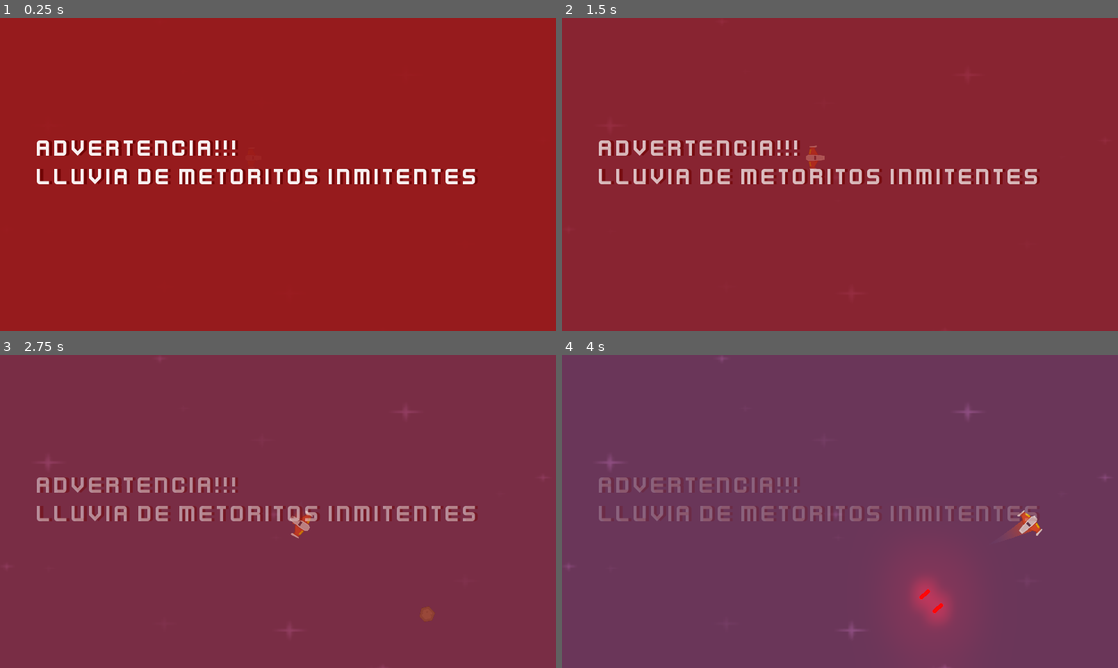
Above: before the commit, frames 1-4 (two rows, left to right).
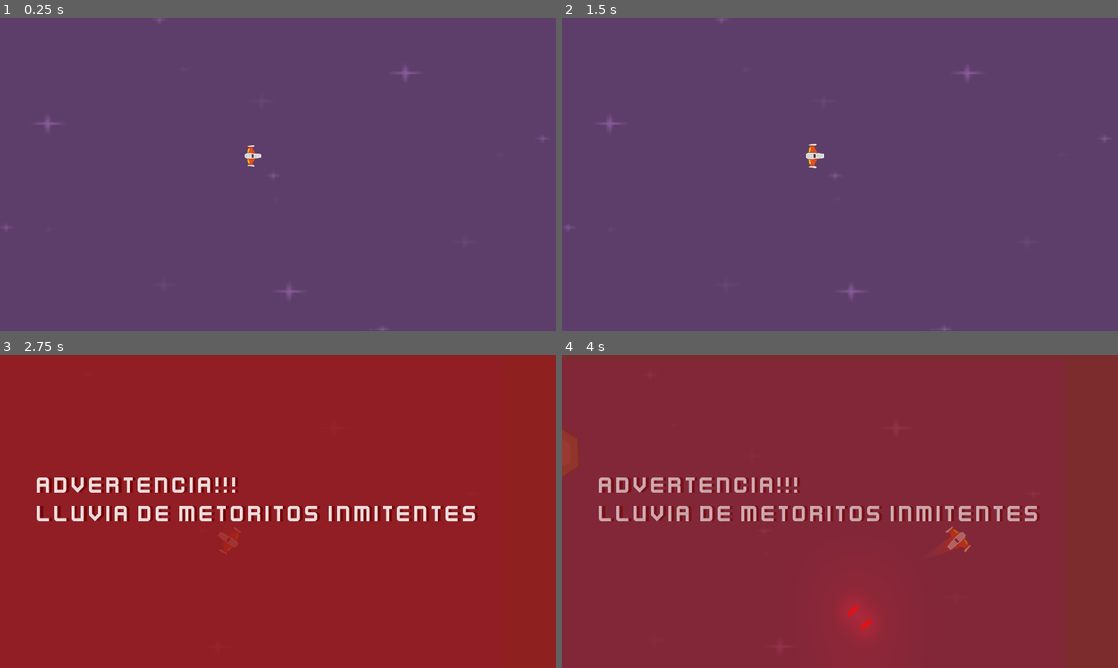
Above: after the commit, the same moments.

Repository: Elunneh/Juego-Meteo
Game: Godot game, scene res://Juego/Niveles/NivelTest.tscn
Two runs of this game, one before a commit and one after it. Both use one fixed random seed, a clock stepped at 60 frames per second and the inputs below.
Inputs (mouse positions are in pixels of both pictures, inside the frame that each line leads up to):
- Up to frame 1 (0.25 s): no input
- Up to frame 2 (1.5 s): move the mouse to (812, 237) at 0.52 s; press the mouse at (812, 237) at 0.53 s; hold W (mover_adelante) from 0.53 s (still down); move the mouse to (1006, 221) at 1.27 s; release the mouse at (1006, 221) at 1.28 s; right-click (1006, 221) at 1.35 s
- Up to frame 3 (2.75 s): move the mouse to (111, 464) at 2.02 s; release W (mover_adelante) at 2.03 s; hold S (mover_atras) from 2.03 s (still down); hold A (rotar_antihorario) from 2.03 s (still down)
- Up to frame 4 (4 s): keep holding S (mover_atras); move the mouse to (867, 511) at 2.77 s; release A (rotar_antihorario) at 2.78 s; tap D (rotar_horario) at 2.85 s; move the mouse to (756, 433) at 3.52 s; press the mouse at (756, 433) at 3.53 s

The runs differ from the first frame. In frame 1, 100% of the frame differs, in the area x 0-100%, y 0-100%; in frame 2, 100%; in frame 3, 100%; in frame 4, 100%.

Commit message:
actualizado

Diff:
--- a/Juego/Autoload/Eventos.gd
+++ b/Juego/Autoload/Eventos.gd
@@ -2,5 +2,6 @@
 
 signal disparo(proyectil)
 signal nave_destruida(posicion, explosiones)
+signal nave_en_sector_peligro(centro_camara, tipo_peligro, num_peligros)
 signal spawn_meteorito(posicion, direccion, tamanio)
 signal meteorito_destruido(posicion)
--- a/Juego/Metetoritos/SectorMeteoritos.gd
+++ b/Juego/Metetoritos/SectorMeteoritos.gd
@@ -3,12 +3,13 @@
 
 #Atributos Export
 export var cantidad_meteoritos: int = 10
-
+export var intervalo_spawn: float = 1.2
 #Atributos
 var spawners:Array
 
 ##Metodos
 func _ready()-> void:
+	$SpawnTimer.wait_time = intervalo_spawn
 	almacenar_spawners()
 	conectar_seniales_detectores()
 
--- a/Juego/Niveles/Nivel.gd
+++ b/Juego/Niveles/Nivel.gd
@@ -5,10 +5,13 @@
 export var explosion:PackedScene = null
 export var meteorito:PackedScene = null
 export var explosion_meteorito: PackedScene = null
+export var sector_meteoritos: PackedScene = null
+
 
 #Atributos Onready
 onready var contenedor_proyectiles:Node
 onready var contenedor_meteoritos:Node
+onready var contenedor_sector_meteoritos: Node
 
 #Metodos
 
@@ -20,6 +23,7 @@
 func conectar_seniales()-> void:
 	Eventos.connect("disparo", self, "_on_disparo")
 	Eventos.connect("nave_destruida", self, "_on_nave_destruida")
+	Eventos.connect("nave_en_sector_peligro", self, "_on_nave_en_sector_peligro")
 	Eventos.connect("spawn_meteorito", self, "_on_spawn_meteoritos")
 	Eventos.connect("meteorito_destruido", self, "_on_meteorito_destruido")
 
@@ -32,10 +36,34 @@
 	contenedor_meteoritos.name = "ContenedorMeteoritos"
 	add_child(contenedor_meteoritos)
 
+	contenedor_sector_meteoritos = Node.new()
+	contenedor_sector_meteoritos.name = "ContenedorSectorMeteoritos"
+	add_child(contenedor_sector_meteoritos)
+
+
+
 ##Conexion de externas
+
+
+func _on_nave_en_sector_peligro(centro_cam: Vector2, tipo_peligro: String, num_peligros: int)-> void:
+	if tipo_peligro == "Meteorito":
+		crear_sector_meteoritos(centro_cam, num_peligros)
+	elif tipo_peligro == "Enemigo":
+		pass
+
+
+
 
 func _on_disparo(proyectil:Proyectil) -> void:
 	contenedor_proyectiles.add_child(proyectil)
+
+
+
+
+func crear_sector_meteoritos(centro_camara:Vector2, numero_peligros: int)->void:
+	var new_sector_meteoritos: SectorMeteoritos = sector_meteoritos.instance()
+	new_sector_meteoritos.global_position = centro_camara
+	contenedor_sector_meteoritos.add_child(new_sector_meteoritos)
 
 func _on_nave_destruida(posicion: Vector2, num_explosiones:int) -> void:
 	for i in range (num_explosiones):
--- a/Juego/Niveles/NivelTest.tscn
+++ b/Juego/Niveles/NivelTest.tscn
@@ -1,19 +1,21 @@
-[gd_scene load_steps=9 format=2]
+[gd_scene load_steps=10 format=2]
 
 [ext_resource path="res://Juego/Naves/Player/Player.tscn" type="PackedScene" id=1]
 [ext_resource path="res://default_env.tres" type="Environment" id=2]
 [ext_resource path="res://Juego/Niveles/Nivel.gd" type="Script" id=3]
 [ext_resource path="res://Juego/Explosiones/Explosion.tscn" type="PackedScene" id=4]
-[ext_resource path="res://Juego/Metetoritos/SectorMeteoritos.tscn" type="PackedScene" id=5]
+[ext_resource path="res://Juego/Peligros/SectorDePeligro.tscn" type="PackedScene" id=5]
 [ext_resource path="res://Juego/Metetoritos/Meteoritos.tscn" type="PackedScene" id=6]
 [ext_resource path="res://Juego/Metetoritos/ExplosionMeteorito.tscn" type="PackedScene" id=7]
 [ext_resource path="res://Juego/Niveles/Fondos/violeta.png" type="Texture" id=8]
+[ext_resource path="res://Juego/Metetoritos/SectorMeteoritos.tscn" type="PackedScene" id=9]
 
 [node name="NivelTest" type="Node2D"]
 script = ExtResource( 3 )
 explosion = ExtResource( 4 )
 meteorito = ExtResource( 6 )
 explosion_meteorito = ExtResource( 7 )
+sector_meteoritos = ExtResource( 9 )
 
 [node name="Player" parent="." instance=ExtResource( 1 )]
 position = Vector2( 873.876, 475.856 )
@@ -21,10 +23,13 @@
 [node name="WorldEnvironment" type="WorldEnvironment" parent="."]
 environment = ExtResource( 2 )
 
-[node name="SectorMeteoritos" parent="." instance=ExtResource( 5 )]
-position = Vector2( 958.79, 533.367 )
-
 [node name="Fondo" type="Sprite" parent="."]
 position = Vector2( 956.459, 543.037 )
 scale = Vector2( 8.01929, 4.59646 )
 texture = ExtResource( 8 )
+
+[node name="TriggersLluviaMeteoritos" type="Node" parent="."]
+
+[node name="SectorDePeligro" parent="TriggersLluviaMeteoritos" instance=ExtResource( 5 )]
+position = Vector2( 1206.42, 477.531 )
+tipo_peligro = "Meteorito"
--- /dev/null
+++ b/Juego/Peligros/SectorDePeligro.gd
@@ -0,0 +1,19 @@
+class_name SectorDePeligro
+extends Area2D
+
+##Atributo Export
+export (String, "vacio", "Meteorito", "Enemigo" ) var tipo_peligro
+export var numero_peligros: int = 10
+
+##Señales
+
+
+
+func _on_body_entered(body: Node)->void:
+	$CollisionShape2D.set_deferred("disabled", true)
+	yield(get_tree().create_timer(0.1),"timeout")
+	enviar_senial()
+
+func enviar_senial()-> void:
+	Eventos.emit_signal("nave_en_sector_peligro", $PositionCentroSector.global_position, tipo_peligro, numero_peligros)
+	queue_free()
--- /dev/null
+++ b/Juego/Peligros/SectorDePeligro.tscn
@@ -0,0 +1,17 @@
+[gd_scene load_steps=3 format=2]
+
+[ext_resource path="res://Juego/Peligros/SectorDePeligro.gd" type="Script" id=1]
+
+[sub_resource type="RectangleShape2D" id=1]
+extents = Vector2( 246.878, 63.8135 )
+
+[node name="SectorDePeligro" type="Area2D"]
+collision_layer = 2147483648
+script = ExtResource( 1 )
+tipo_peligro = "vacio"
+
+[node name="CollisionShape2D" type="CollisionShape2D" parent="."]
+shape = SubResource( 1 )
+
+[node name="PositionCentroSector" type="Position2D" parent="."]
+[connection signal="body_entered" from="." to="." method="_on_body_entered"]
--- a/project.godot
+++ b/project.godot
@@ -74,6 +74,11 @@
 "language": "GDScript",
 "path": "res://Juego/LaseBeam/LaserBeam2D.gd"
 }, {
+"base": "Area2D",
+"class": "SectorDePeligro",
+"language": "GDScript",
+"path": "res://Juego/Peligros/SectorDePeligro.gd"
+}, {
 "base": "Node2D",
 "class": "SectorMeteoritos",
 "language": "GDScript",
@@ -93,6 +98,7 @@
 "Player": "",
 "Proyectil": "",
 "RayoLaser": "",
+"SectorDePeligro": "",
 "SectorMeteoritos": ""
 }
 
